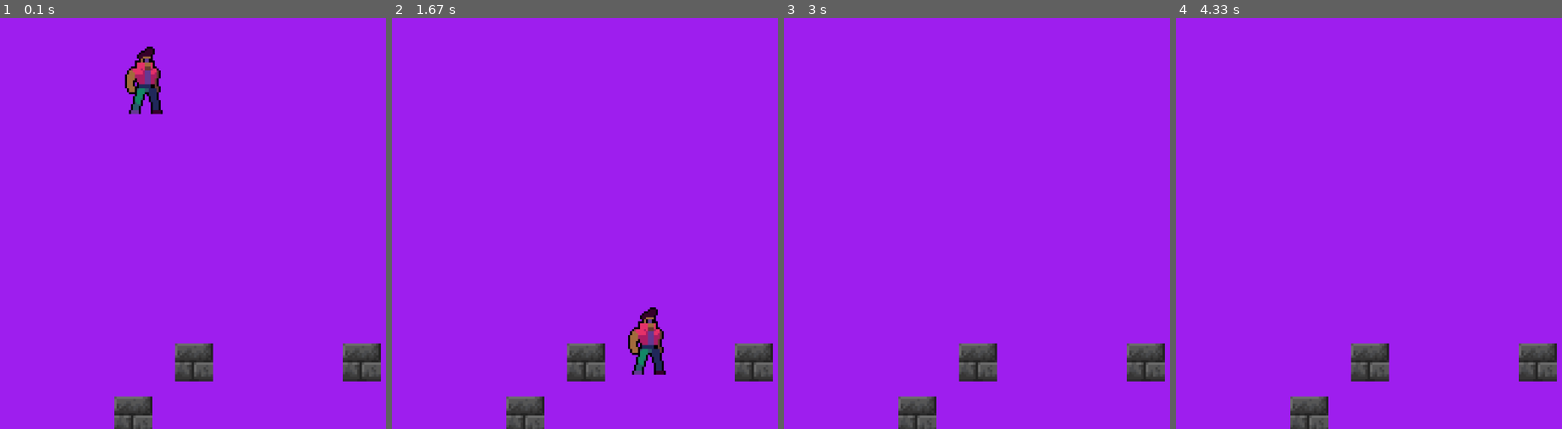
Above: before the commit, frames 1-4 (left to right).
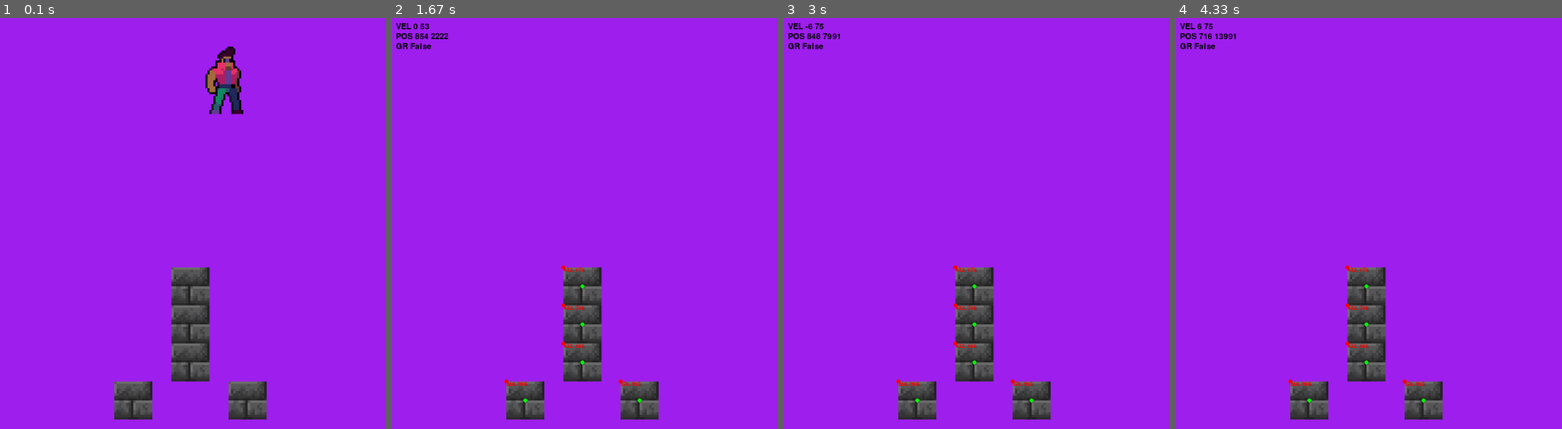
Above: after the commit, the same moments.

Repository: l5ckky/platformer_pygame
Game: pygame game, started from main.py
Two runs of this game, one before a commit and one after it. Both use one fixed random seed, a clock stepped at 60 frames per second and the inputs below.
Inputs:
- Up to frame 1 (0.1 s): no input
- Up to frame 2 (1.67 s): hold F1 0.33-0.8 s; hold D 0.33-0.8 s; tap Space at 0.83 s; hold D 1.17-1.63 s
- Up to frame 3 (3 s): hold D 2-2.47 s; hold A from 2.5 s (still down)
- Up to frame 4 (4.33 s): release A at 3.03 s; hold A 3.4-3.8 s; hold W 3.83-4.2 s; hold D from 4.23 s (still down)

The runs differ from the first frame. In frame 1, 7.1% of the frame differs, in the area x 29-99%, y 6-100%; in frame 2, 6.4%; in frame 3, 5.3%; in frame 4, 5.3%.

Commit message:
Разработка системы столкновений

Diff:
--- a/main.py
+++ b/main.py
@@ -6,9 +6,10 @@
 GROUND_LEVEL = 500
 GRAVITY = 1
 JUMP_V = 20
-WALK_V = 5
-SPRINT_V = 7
-
+WALK_V = 6
+SPRINT_V = 8
+V_MAX = 75
+debug_text = []
 
 def load_image(name):
     """ Load image and return image object"""
@@ -45,9 +46,11 @@
         pygame.sprite.Sprite.__init__(self)
         self.image, _ = load_image('player.png')
         self.scale = 5
+
         self.image = pygame.transform.scale(self.image,
                                             [self.image.get_width() * self.scale, self.image.get_height() * self.scale])
         # screen = pygame.display.get_surface()
+        self.src_image = self.image
         self.area = screen.get_rect()
         self.rect = pygame.Rect(pos[0], pos[1], self.image.get_width(), self.image.get_height())
         self.jumping = False
@@ -55,6 +58,8 @@
         self.velocity = [0, 0]
         self.left = False
         self.right = False
+        self.prev_flip = 0
+        self.gr = None
 
     def jump(self):
         if self.onGround:
@@ -62,22 +67,16 @@
                 self.jumping = True
 
     def update(self):
-        # if self.rect.y + self.rect.height >= GROUND_LEVEL:
-        #     self.onGround = True
-        # else:
-        #     self.onGround = False
-
         self.velocity[0] = 0
         if self.right:
+            self.image = self.src_image
             self.velocity[0] = WALK_V
         if self.left:
+            self.image = pygame.transform.flip(self.src_image, 1, 0)
             self.velocity[0] = -WALK_V
 
-
-
         # gravity
-        print(self.velocity)
-        if self.velocity[1] < 20:
+        if self.velocity[1] < V_MAX:
             self.velocity[1] += GRAVITY
 
         if self.onGround:
@@ -87,27 +86,51 @@
             self.velocity[1] -= JUMP_V
             self.jumping = False
 
-        prev_rect = self.rect
+        if self.gr:
+            if self.rect.y + self.velocity[1] > self.gr:
+                self.velocity[1] = self.gr - self.rect.y
+                self.gr = None
 
         self.rect = pygame.Rect(self.rect.x + self.velocity[0], self.rect.y + self.velocity[1], self.rect.width,
                                 self.rect.height)
 
         collides = self.check_collides()
         if collides:
+            sides = []
             for side, obj in collides:
-                # print(side)
+                if DEBUG_MODE:
+                    debug_text.append(f"SIDE {side}")
+                sides.append(side)
                 if side == "top":
                     self.rect.y = obj.rect.y - self.rect.height + 1
                     self.onGround = True
                 if side == "left":
                     self.rect.x = obj.rect.x - obj.rect.width - 1
+                    self.velocity[0] = 0
+                    self.onGround = False
                 if side == "right":
-                    self.rect.x = obj.rect.x + obj.rect.width - 2
-                # if side == "left":
-                #     self.rect.x = obj.rect.x - self.rect.width
+                    self.rect.x = obj.rect.x + obj.rect.width + 1
+                    self.velocity[0] = 0
+                    self.onGround = False
+                if side == "bottom":
+                    self.rect.y = obj.rect.y + obj.rect.height + 1
+                    self.velocity[1] = -self.velocity[1]//5
+            if ("top" in sides and "left" in sides) or ("top" in sides and "right" in sides):
+                self.onGround = True
         else:
             self.onGround = False
-
+        self.gr = self.check_ground()
+
+
+    def check_ground(self):
+        if not self.onGround:
+            for i in range(self.rect.y, self.rect.y+self.velocity[1], 1):
+                rects = [i.rect for i in collide_tiles.sprites()]
+                r = pygame.Rect(self.rect.x, i + self.rect.height, self.rect.width, 1)
+                coll_rect = r.collideobjects(rects)
+                if coll_rect:
+                    return i
+            return None
 
     def check_collides(self):
         collides = pygame.sprite.spritecollide(self, collide_tiles, False)
@@ -115,19 +138,17 @@
         for obj in collides:
             collide_side = None
             top = obj.rect.y + obj.rect.height * 0.2 > self.rect.y + self.rect.height
-            bottom = obj.rect.centery < self.rect.y
+            bottom = obj.rect.y + obj.rect.height * 0.8 < self.rect.y
             left = obj.rect.centerx > self.rect.x + self.rect.width
-            right = obj.rect.centerx < self.rect.x
-            print(top, bottom, left, right)
+            right = obj.rect.centerx < self.rect.x + self.rect.width
             if top and not bottom:
                 collide_side = "top"
-            elif bottom and not top:
+            elif bottom and not top and not left and not right:
                 collide_side = "bottom"
             if left and not right and not top and not bottom:
                 collide_side = "left"
             elif right and not left and not top and not bottom:
                 collide_side = "right"
-            print(collide_side)
             r.append((collide_side, obj))
         return r
 
@@ -145,21 +166,31 @@
 all_sprites = pygame.sprite.Group()
 collide_tiles = pygame.sprite.Group()
 
-player = Player((315, 100))
+player = Player((518, 100))
 player.add(all_sprites)
 
-tile = Tile((3, 10.4))
+tile = Tile((6, 10))
 tile.add(collide_tiles)
 tile.add(all_sprites)
 
-tile2 = Tile((4.6, 9))
+tile2 = Tile((4.5, 8))
 tile2.add(collide_tiles)
 tile2.add(all_sprites)
 
-tile3 = Tile((9, 9))
+tile3 = Tile((4.5, 9))
 tile3.add(collide_tiles)
 tile3.add(all_sprites)
 
+tile4 = Tile((3, 10))
+tile4.add(collide_tiles)
+tile4.add(all_sprites)
+
+tile5 = Tile((4.5, 7))
+tile5.add(collide_tiles)
+tile5.add(all_sprites)
+
+
+DEBUG_MODE = False
 
 while running:
     # poll for events
@@ -167,23 +198,19 @@
     for event in pygame.event.get():
         if event.type == pygame.QUIT:
             running = False
+        if event.type == pygame.KEYDOWN:
+            if event.key == pygame.K_F1:
+                DEBUG_MODE = not DEBUG_MODE
 
     # fill the screen with a color to wipe away anything from last frame
     screen.fill("purple")
 
     all_sprites.draw(screen)
-    # pygame.draw.circle(screen, "red", (player.rect.x, player.rect.y), 5)
-    # pygame.draw.circle(screen, "red", (tile.rect.x, tile.rect.y), 5)
-    # pygame.draw.circle(screen, "red", (tile2.rect.x, tile2.rect.y), 5)
-    # pygame.draw.circle(screen, "red", (tile3.rect.x, tile3.rect.y), 5)
-    # pygame.draw.circle(screen, "green", (tile.rect.centerx, tile.rect.centery), 5)
-    # pygame.draw.circle(screen, "green", (tile2.rect.centerx, tile2.rect.centery), 5)
-    # pygame.draw.circle(screen, "green", (tile3.rect.centerx, tile3.rect.centery), 5)
 
     player.right, player.left = False, False
 
     keys = pygame.key.get_pressed()
-    if keys[pygame.K_w]:
+    if keys[pygame.K_w] or keys[pygame.K_SPACE]:
         player.jump()
     if keys[pygame.K_s]:
         # player.crouch()
@@ -195,11 +222,39 @@
         player.right = True
 
     # flip() the display to put your work on screen
+
+
+    player.update()
+
+    if DEBUG_MODE:
+        # pygame.draw.circle(screen, "red", (player.rect.x, player.rect.y), 5)
+        for obj in all_sprites.sprites():
+            pygame.draw.circle(screen, "red", (obj.rect.x, obj.rect.y), 5)
+            pygame.draw.circle(screen, "green", (obj.rect.centerx, obj.rect.centery), 5)
+
+            string_rendered = (pygame.font.Font(None, 20)
+                               .render(f"{obj.rect.x}, {obj.rect.y}", 1, pygame.Color('red')))
+            text_rect = string_rendered.get_rect()
+            text_rect.x = obj.rect.x
+            text_rect.y = obj.rect.y
+            screen.blit(string_rendered, text_rect)
+
+        font = pygame.font.Font(None, 30)
+        text_coord = 50
+        for line in debug_text:
+            string_rendered = font.render(line, 1, pygame.Color('black'))
+            intro_rect = string_rendered.get_rect()
+            text_coord += 5
+            intro_rect.top = text_coord
+            intro_rect.x = 10
+            text_coord += intro_rect.height
+            screen.blit(string_rendered, intro_rect)
+
+        debug_text = [f"VEL {player.velocity[0]} {player.velocity[1]}",
+                      f"POS {player.rect.x} {player.rect.y}",
+                      f"GR {player.onGround}"]
+
     pygame.display.flip()
-
-    player.update()
-
-
     # limits FPS to 60
     # dt is delta time in seconds since last frame, used for framerate-
     # independent physics.
